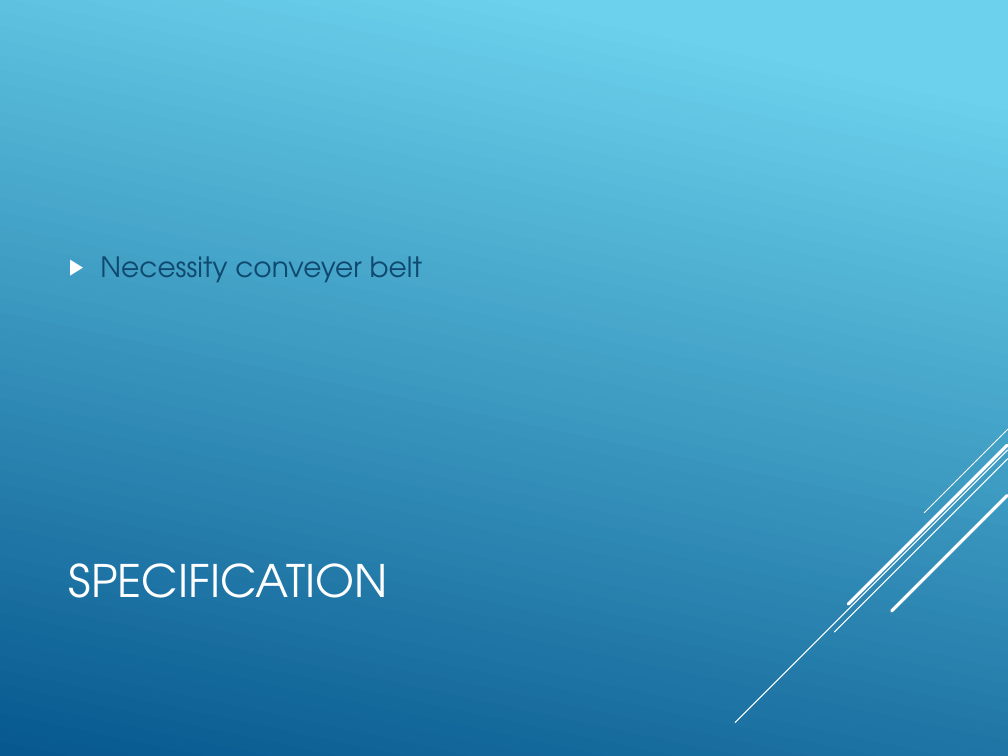
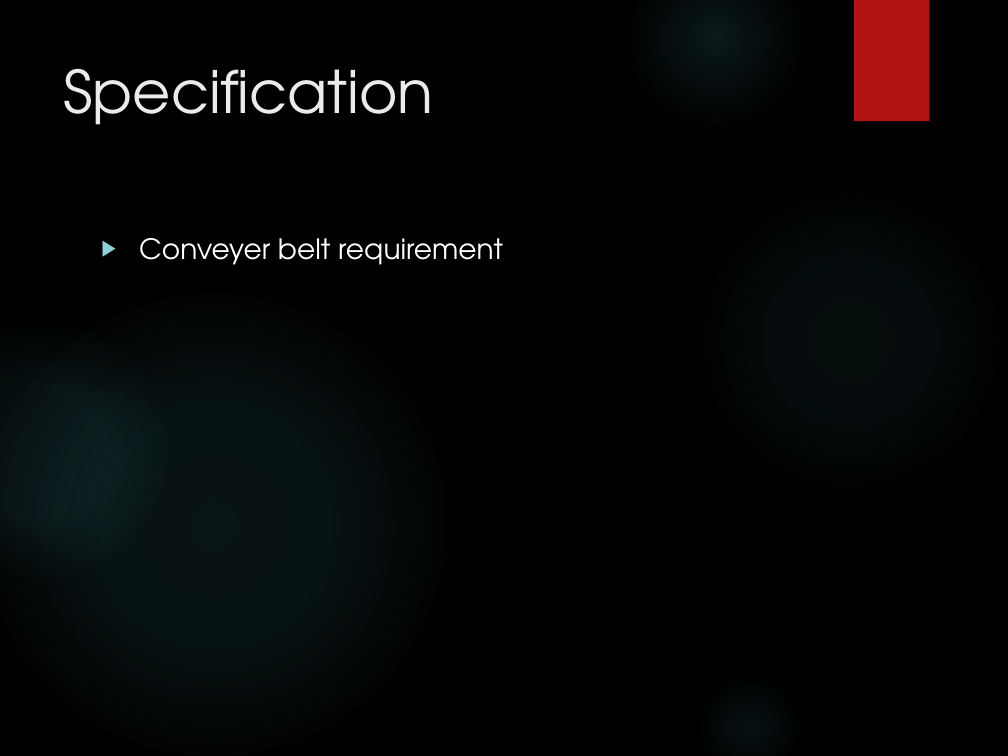
Before and after one commit to Boelensman1/DBL-Embedded-Systems, a slide deck: slide 3 of Mid-term presentation/DBL Embedded Systems.pptx. Drawn at 1008x756 pixels with LibreOffice and Linux fonts; fonts in the diff are those of the drawing; background and template pictures are left out. Boxes give left, top, right and bottom in pixels: in the first picture for what was removed or moved away, otherwise in the second. Text is boxed around its words. In the diff, an @@ line names an element or a change of style, - is before the commit and + after.

```diff
--- a/Mid-term presentation/DBL Embedded Systems.pptx
+++ b/Mid-term presentation/DBL Embedded Systems.pptx
@@ background gradient #6ED2EB to #06588E to picture (left out) @@
@@ ellipse added at (627,0,803,126), fill gradient #50B9C1 @@
@@ rectangle added at (854,0,929,121), fill #B01513 @@
@@ title "Specification" at (63,68,433,125): vertical alignment middle to top @@
@@ title at (63,68,433,125): text changed; size 32 to 42 pt; text colour #FFFFFF to #EBEBEB @@
-SPECIFICATION
+Specification
@@ ellipse added at (695,184,1005,495), fill gradient #50B9C1 @@
@@ text "Conveyer belt requirement" at (139,238,503,265): vertical alignment middle to top @@
@@ text at (139,238,503,265): text changed; text colour #0F496F to #FFFFFF @@
-▶ Necessity conveyer belt
+▶ Conveyer belt requirement
@@ ellipse added at (0,294,445,756), fill gradient #50B9C1 @@
@@ ellipse added at (0,320,167,580), fill gradient #50B9C1 @@
@@ group removed at (736,429,1008,723): 5 lines @@
@@ ellipse added at (695,672,803,756), fill gradient #50B9C1 @@
```
Also in this commit, not shown: 5 other slides changed, 3 other files.
